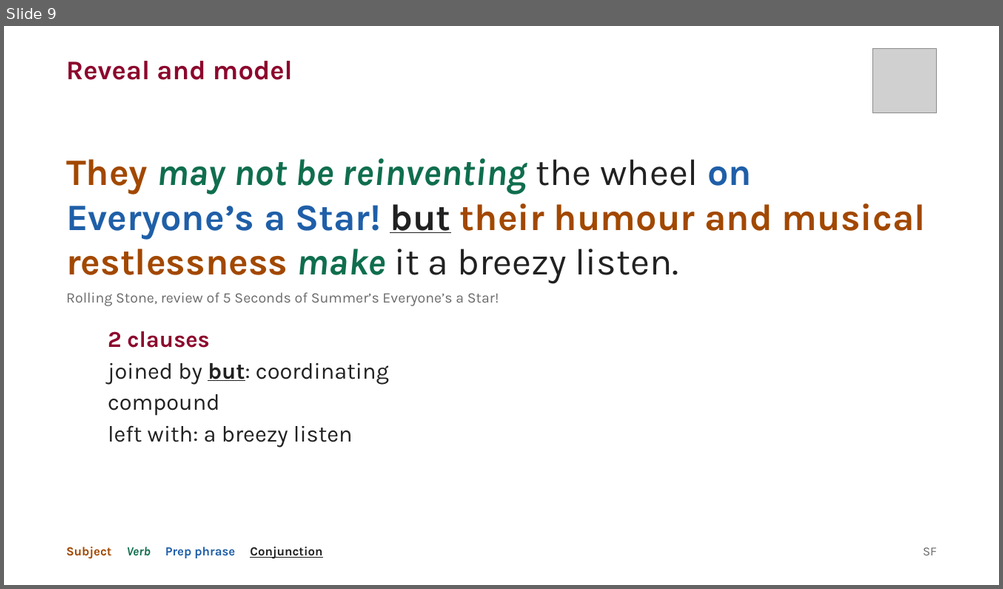
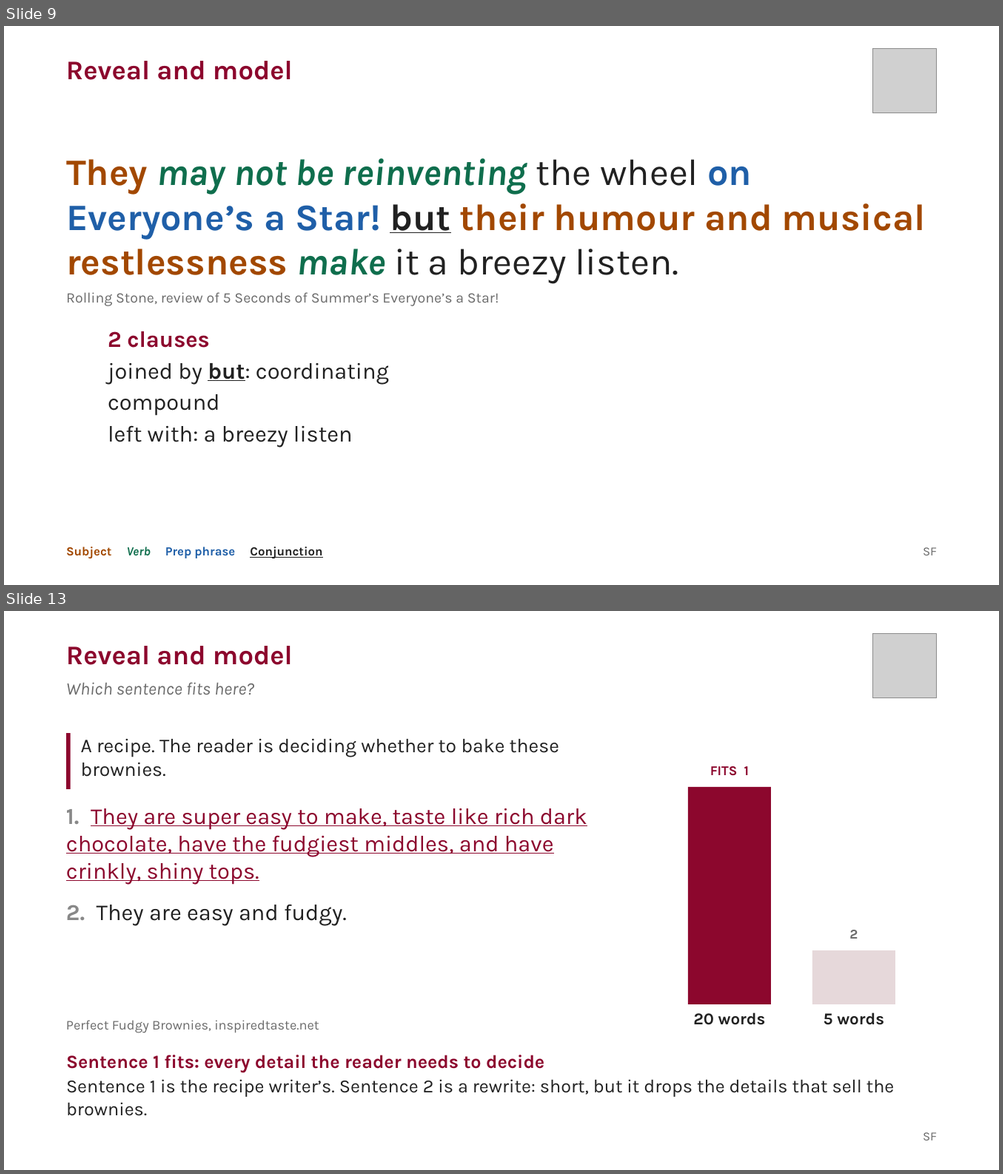
Before and after one commit to liaminhawai-cmd/Bone-Sparrow, a slide deck: SentenceFluencyDeck.pptx. Shown one above the other, each under a label of ours: slide 9 before the commit, slides 9 and 13 after it; the slides between them are not shown. The pictures are 1003x589 and 1003x1174 pixels, drawn with LibreOffice and Linux fonts; fonts in the diff are those of the drawing; grey boxes stand for pictures. Boxes give left, top, right and bottom in pixels: in the first picture for what was removed or moved away, otherwise in the second. Text is boxed around its words. In the diff, an @@ line names an element or a change of style, - is before the commit and + after.

```diff
--- a/SentenceFluencyDeck.pptx
+++ b/SentenceFluencyDeck.pptx
@@ slide 13 added at [4, 611, 999, 1170], background #FFFFFF @@
@@ text added at [66, 646, 293, 665], 26 pt, text #8C072D, bold @@
+Reveal and model
@@ picture added at [873, 634, 936, 698] @@
@@ text added at [66, 682, 254, 695], 17 pt, text #6B6B6B, italic @@
+Which sentence fits here?
@@ rectangle added at [66, 733, 71, 789], fill #8C072D @@
@@ text added at [81, 738, 559, 777], 19 pt, text #212121 @@
+A recipe. The reader is deciding whether to bake these brownies.
@@ rectangle added at [688, 787, 771, 1005], fill #8C072D @@
@@ text added at [710, 766, 748, 776], 13 pt, text #8C072D, bold @@
+FITS 1
@@ text added at [66, 809, 587, 926], 22 pt, text #8C072D, underline @@
+1. They are super easy to make, taste like rich dark chocolate, have the fudgiest middles, and have crinkly, shiny tops.
+2. They are easy and fudgy.
@@ text added at [849, 930, 857, 939], 13 pt, text #6B6B6B, bold @@
+2
@@ rectangle added at [812, 951, 895, 1005], fill #E6D8DA @@
@@ text added at [66, 1020, 318, 1034], 13 pt, text #6B6B6B @@
+Perfect Fudgy Brownies, inspiredtaste.net
@@ text added at [693, 1013, 765, 1025], 16 pt, text #212121, bold @@
+20 words
@@ text added at [823, 1013, 884, 1025], 16 pt, text #212121, bold @@
+5 words
@@ text added at [66, 1055, 894, 1116], 18 pt, text #212121 @@
+Sentence 1 fits: every detail the reader needs to decide
+Sentence 1 is the recipe writer’s. Sentence 2 is a rewrite: short, but it drops the details that sell the brownies.
@@ text added at [922, 1133, 936, 1141], 12 pt, text #6B6B6B @@
+SF
```
Also in this commit, not shown: 3 other slides added, 2 slides removed, 4 other files.
